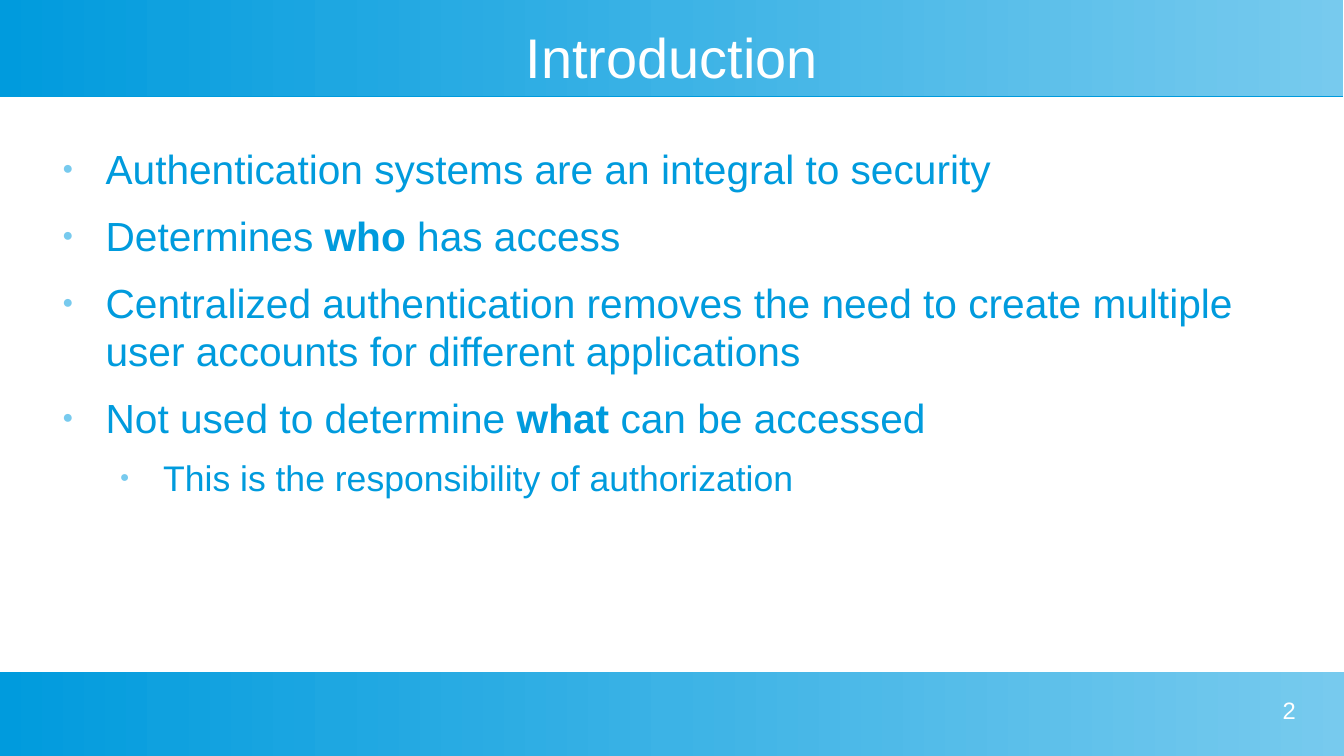
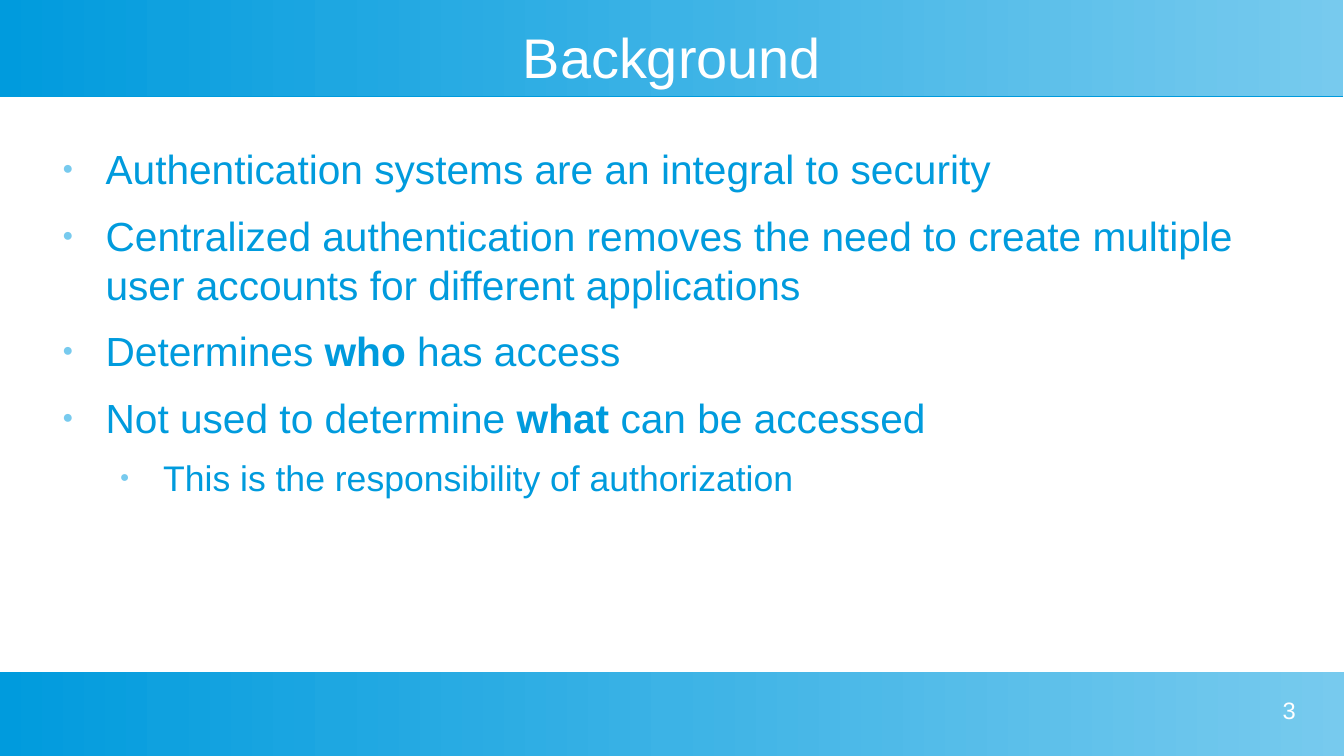
Before and after one commit to lwcrosier/sweng837, a slide deck: slide 3 of src/presentation/sweng837-presentation.odp (slide 2 before the commit). Drawn at 1344x756 pixels with LibreOffice and Linux fonts; fonts in the diff are those of the drawing. Boxes give left, top, right and bottom in pixels: in the first picture for what was removed or moved away, otherwise in the second. Text is boxed around its words. In the diff, an @@ line names an element or a change of style, - is before the commit and + after.

Commit message:
Updated presentation

```diff
--- a/src/presentation/sweng837-presentation.odp
+++ b/src/presentation/sweng837-presentation.odp
@@ title at [523, 37, 821, 88]: text changed @@
-Introduction
+Background
@@ text at [106, 221, 1233, 307]: paragraph added @@
+● Centralized authentication removes the need to create multiple user accounts for different applications
@@ text at [106, 288, 1233, 374]: paragraph removed @@
-● Centralized authentication removes the need to create multiple user accounts for different applications
@@ page number at [1283, 702, 1296, 719]: text changed @@
-2
+3
```
Also in this commit, not shown: 3 other slides changed, 1 slide added, 1 slide removed.
